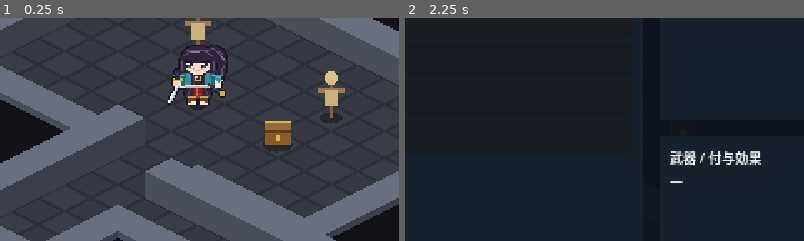
Above: before the commit, frames 1-2 (left to right).
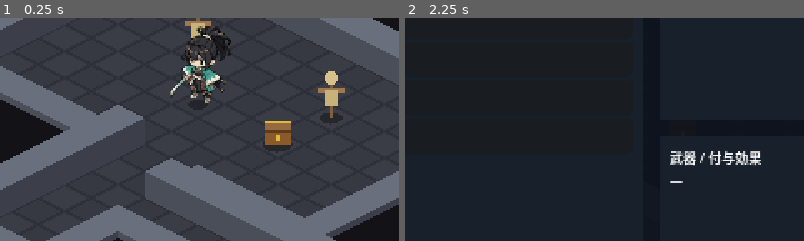
Above: after the commit, the same moments.

Repository: fururun/HackSla
Game: Godot game, scene res://scenes/main/main.tscn
The game is run twice, just before and just after one commit, with the same random seed, the same clock (stepped at 60 frames per second) and the same inputs.
Inputs (mouse positions are % of the whole screen's width and height, from its top left):
- Up to frame 1 (0.25 s): no input
- Up to frame 2 (2.25 s): tap Enter at 0.5 s; move the mouse to (72, 45) at 0.52 s; hold D (move_right) 0.53-1.25 s; hold I (toggle_equip_screen) 0.53-1.25 s; click (72, 45) at 0.67 s; click "閉じる [I]" at 1.25 s; tap F5 (restart_game) at 2 s; move the mouse to (30, 55) at 2.02 s; hold S (move_down) from 2.03 s (still down); tap I (toggle_equip_screen) at 2.1 s
The pictures show only the part of the screen within x 25-75%, y 34-84%; the shares and areas given below are measured in that part.

The runs differ from the first frame. In frame 1, 2.8% of the frame differs, in the area x 42-58%, y 3-40%; in frame 2, nothing differs.

Commit message:
プレイヤーの絵を、AIが描いた侍のドット絵に差し替える
元の高解像度画像から、ドットの格子(1ドット約9.5px)に合わせて 96x96 の3枚(前・後ろ・横)を切り出した。
同梱の64px版はぼけていたので使わない。緑の背景のにじみを直し、縮小率0.5で描く。
旧のコード描き(make_player.py)は player_proc_*.png に出力する。

Co-Authored-By: Claude Sonnet 5.5 <noreply@anthropic.com>

Diff:
--- a/scripts/player/player.gd
+++ b/scripts/player/player.gd
@@ -14,6 +14,7 @@
 
 
 func _ready() -> void:
+	texture_filter = CanvasItem.TEXTURE_FILTER_LINEAR  # 大きい絵を縮めて描くので、ぼかしつきで縮める
 	add_to_group("player")
 	caster.name = "SkillCaster"
 	add_child(caster)
@@ -76,7 +77,8 @@
 
 # ---- 絵（art/sprites/player/。作り方は make_player.py） ----
 const SPRITE_DIR: String = "res://art/sprites/player/"
-const SPRITE_SIZE: Vector2 = Vector2(36, 36)  ## 絵の大きさ。足元の中心が原点
+const SPRITE_SIZE: Vector2 = Vector2(96, 96)  ## 絵の大きさ（元の絵のドット数）。足元の中心が原点
+const SPRITE_SCALE: float = 0.5  ## ゲーム内での縮小率。キャラの高さ（約92ドット）が、画面上で約46ドットになる
 const BOB_INTERVAL_MS: int = 140  ## 歩いているときの上下の揺れの間隔
 static var _textures: Dictionary = {}  ## 向き（front / back / side）-> Texture2D
 
@@ -111,9 +113,6 @@
 	if velocity != Vector2.ZERO and (Time.get_ticks_msec() / BOB_INTERVAL_MS) % 2 == 1:
 		bob = -1.0  # 歩いているとき、1ドットだけ上下に揺れる
 	var tint := Color(0.45, 0.4, 0.45) if vitals.is_dead() else Color.WHITE
-	var half := SPRITE_SIZE.x * 0.5
-	if v["flip"]:
-		draw_set_transform(Vector2(half, bob), 0.0, Vector2(-1, 1))
-	else:
-		draw_set_transform(Vector2(-half, bob), 0.0, Vector2(1, 1))
-	draw_texture(tex, Vector2(0, -SPRITE_SIZE.y), tint)
+	var s := SPRITE_SCALE
+	draw_set_transform(Vector2(0.0, bob), 0.0, Vector2(-s if v["flip"] else s, s))
+	draw_texture(tex, Vector2(-SPRITE_SIZE.x * 0.5, -SPRITE_SIZE.y), tint)
Binary file changed: art/sprites/player/player_back.png
Binary file changed: art/sprites/player/player_front.png
Binary file changed: art/sprites/player/player_side.png
Binary file removed: art/sprites/player/preview_back.png
Binary file removed: art/sprites/player/preview_front.png
Binary file removed: art/sprites/player/preview_side.png
Not shown, added: art/sprites/player/source/README_from_ai.txt
Binary file added: art/sprites/player/source/hacksla_samurai_sprite_3views_topdown_source.png
Not shown, added: art/sprites/player/source/hacksla_samurai_sprite_3views_topdown_source.png.import
Binary file added: shots/player_ai.png
